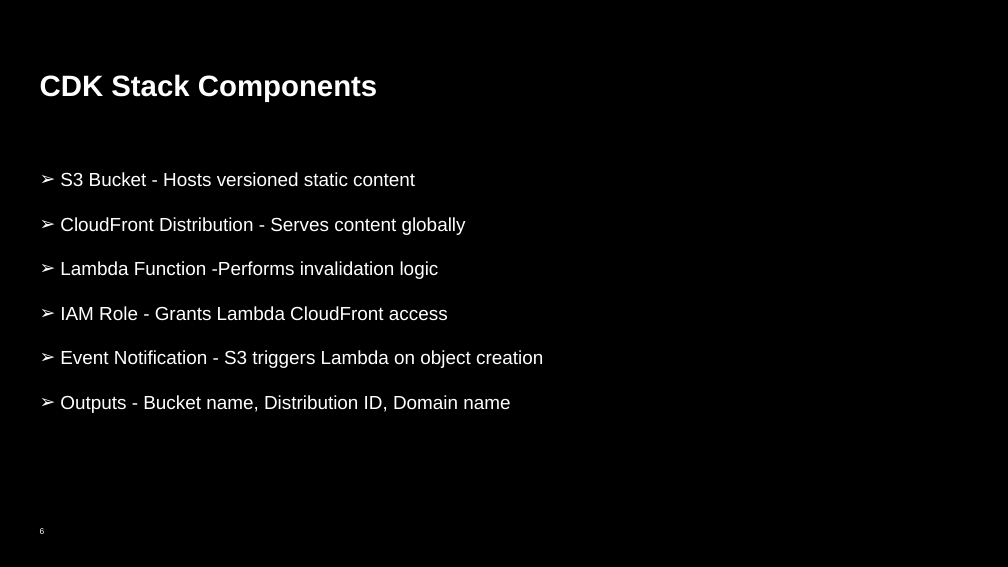
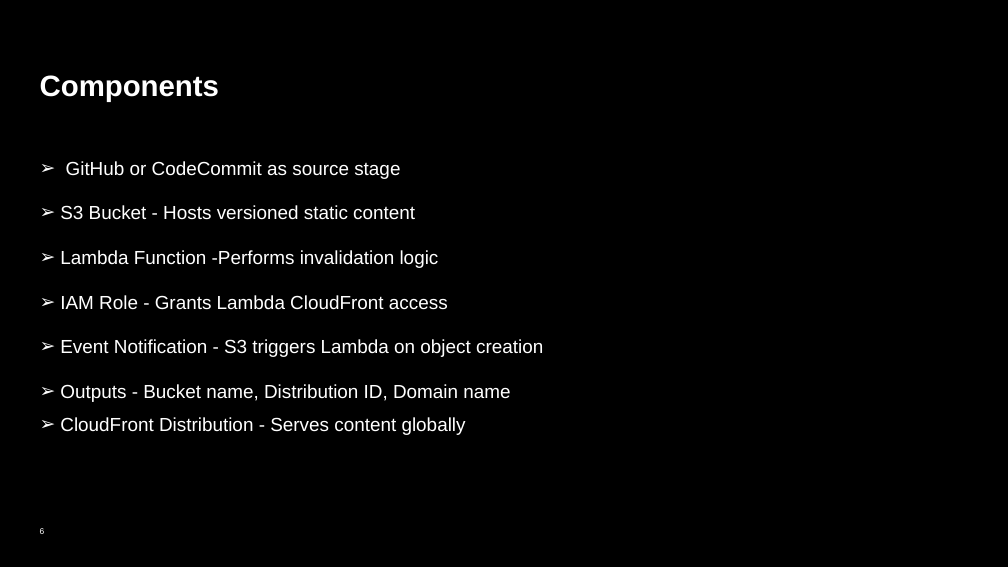
Before and after one commit to deepakrajatech/S3CFInvalidation, a slide deck: slide 6 of Cloudfront_Invalidation.pptx. Drawn at 1008x567 pixels with LibreOffice and Linux fonts; fonts in the diff are those of the drawing; background and template pictures are left out. Boxes give left, top, right and bottom in pixels: in the first picture for what was removed or moved away, otherwise in the second. Text is boxed around its words. In the diff, an @@ line names an element or a change of style, - is before the commit and + after.

```diff
--- a/Cloudfront_Invalidation.pptx
+++ b/Cloudfront_Invalidation.pptx
@@ title at (x1=40, y1=75, x2=219, y2=102): text changed @@
-CDK Stack Components
+Components
@@ text at (x1=66, y1=161, x2=400, y2=179): paragraph added @@
+➢ GitHub or CodeCommit as source stage
@@ text at (x1=60, y1=217, x2=466, y2=235): paragraph removed @@
-➢ CloudFront Distribution - Serves content globally
@@ text at (x1=60, y1=417, x2=466, y2=435): paragraph added @@
+➢ CloudFront Distribution - Serves content globally
```
Also in this commit, not shown: 3 other slides changed, 2 slides added, 1 other file.
